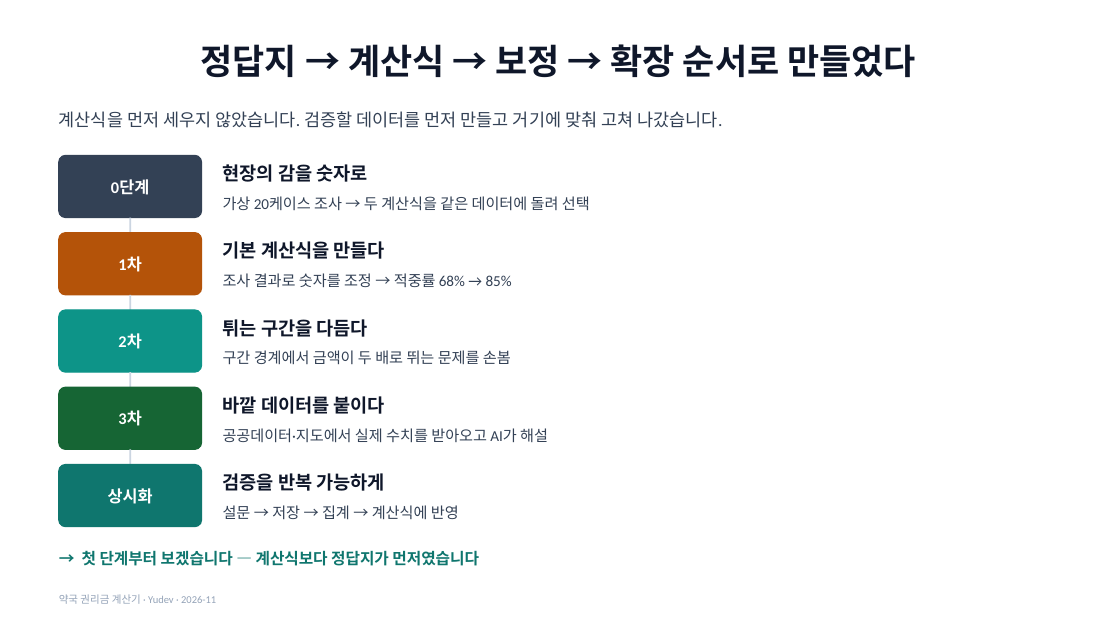
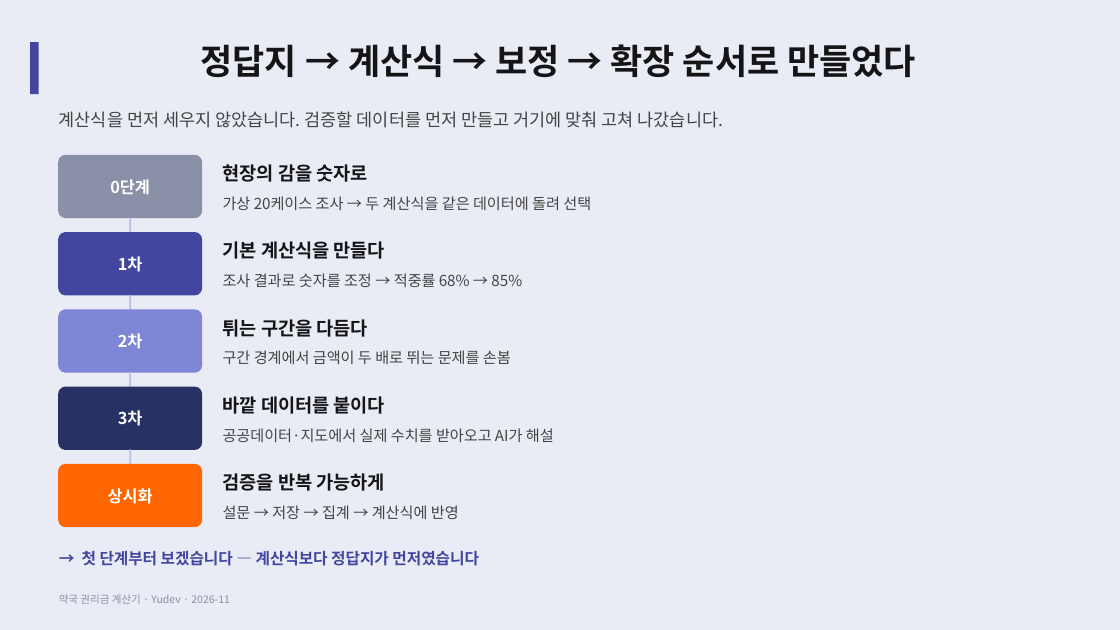
Before and after one commit to YUSEONCHUN/calculating, a slide deck: slide 7 of doc/slides/권리금계산기_프로젝트.pptx. Drawn at 1120x630 pixels with LibreOffice and Linux fonts; fonts in the diff are those of the drawing. Boxes give left, top, right and bottom in pixels: in the first picture for what was removed or moved away, otherwise in the second. Text is boxed around its words. In the diff, an @@ line names an element or a change of style, - is before the commit and + after.

```diff
--- a/doc/slides/권리금계산기_프로젝트.pptx
+++ b/doc/slides/권리금계산기_프로젝트.pptx
@@ background #FFFFFF to #E9ECF4 @@
@@ rectangle added at (30, 42, 39, 94), fill #42469F @@
@@ title "정답지 → 계산식 → 보정 ..." at (201, 44, 916, 77): font Cambria to Noto Sans CJK KR, text colour #0F172A to #151517 @@
@@ rounded rectangle at (59, 155, 202, 218): fill #334155 to #8A90A8; outline #334155 1 pt to #8A90A8 1 pt @@
@@ rounded rectangle at (59, 233, 202, 295): fill #B45309 to #42469F; outline #B45309 1 pt to #42469F 1 pt @@
@@ line (130, 218) - (130, 233): stroke #CBD5E1 1.5 pt to #B9BEE6 1.5 pt @@
@@ line (130, 295) - (130, 310): stroke #CBD5E1 1.5 pt to #B9BEE6 1.5 pt @@
@@ rounded rectangle at (59, 310, 202, 372): fill #0D9488 to #7E86D6; outline #0D9488 1 pt to #7E86D6 1 pt @@
@@ rounded rectangle at (59, 387, 202, 450): fill #166534 to #273164; outline #166534 1 pt to #273164 1 pt @@
@@ line (130, 372) - (130, 387): stroke #CBD5E1 1.5 pt to #B9BEE6 1.5 pt @@
@@ font Calibri to Noto Sans CJK KR in 5 elements at (110, 179, 150, 195), (118, 256, 143, 272), (118, 333, 143, 349), (118, 410, 143, 426), (108, 488, 153, 504) @@
@@ rounded rectangle at (59, 465, 202, 527): fill #0F766E to #FF6600; outline #0F766E 1 pt to #FF6600 1 pt @@
@@ line (130, 450) - (130, 465): stroke #CBD5E1 1.5 pt to #B9BEE6 1.5 pt @@
@@ font Calibri to Noto Sans CJK KR, text colour #0F172A to #151517 in 5 elements at (223, 164, 368, 182), (223, 241, 385, 259), (223, 319, 368, 337), (223, 396, 385, 414), (223, 473, 386, 491) @@
@@ font Calibri to Noto Sans CJK KR, text colour #334155 to #444444 in 6 elements at (59, 111, 724, 128), (223, 196, 591, 210), (223, 273, 522, 287), (223, 350, 511, 364), (223, 428, 554, 442), (223, 505, 459, 519) @@
@@ text "→ 첫 단계부터 보겠습니다 — ..." at (82, 551, 479, 566): font Calibri to Noto Sans CJK KR, text colour #0F766E to #42469F @@
@@ text "약국 권리금 계산기 · Yudev ..." at (59, 594, 230, 604): font Calibri to Noto Sans CJK KR, text colour #94A3B8 to #8A90A8 @@
```
Also in this commit, not shown: 26 other slides changed, 4 other files.
